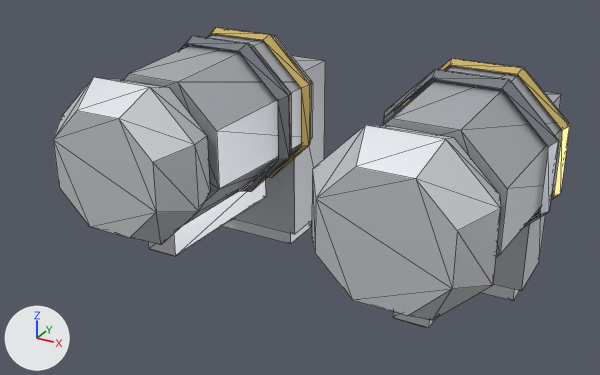
One commit to the glTF model client/public/models/armour/boots_plated.glb: the scene before it, then after it.
Before and after are seen from a 50 mm camera at (0.625, -1.485, 0.516) aimed at (-0.027, -0.3, -0.076). Lighting does not change. The marker at lower left points along +X, +Y and +Z. The picture after the commit comes second. Mesh edges are drawn as thin lines. Vertices at exactly the same position are counted once.

Names of what the first picture shows: 'FootL', 'FootR', 'LowerLegL', 'LowerLegR'.
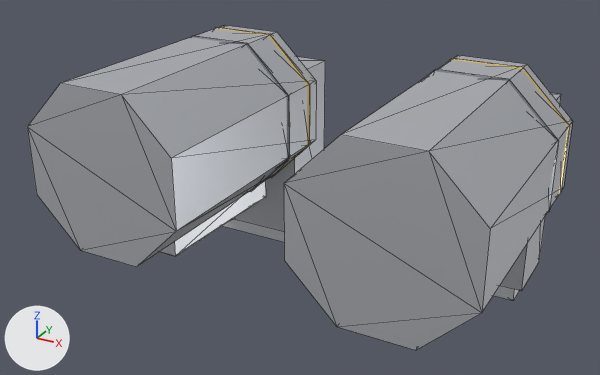
The change, as a diff of the scene's bpy script:
```diff
--- a/client/public/models/armour/boots_plated.glb.py
+++ b/client/public/models/armour/boots_plated.glb.py
@@ me_lowerlegl_002 @@
-me_lowerlegl_002.from_pydata(...)  # 104 vertices, 164 faces; spans x 0.094..0.39, y -0.56..-0.11, z -0.209..0.148
-me_lowerlegl_002.vertices[0].co = (0.381, -0.11, 0.057)  # pixel (568, 121)
-me_lowerlegl_002.vertices[1].co = (0.299, -0.11, 0.139)  # pixel (524, 68)
-me_lowerlegl_002.vertices[2].co = (0.185, -0.11, 0.139)  # pixel (459, 59)
-me_lowerlegl_002.vertices[3].co = (0.103, -0.11, 0.057)  # pixel (413, 97)
-me_lowerlegl_002.vertices[4].co = (0.103, -0.11, -0.057)
-me_lowerlegl_002.vertices[5].co = (0.185, -0.11, -0.139)
-me_lowerlegl_002.vertices[6].co = (0.299, -0.11, -0.139)
-me_lowerlegl_002.vertices[7].co = (0.381, -0.11, -0.057)
-me_lowerlegl_002.vertices[8].co = (0.367, -0.42, 0.052)  # pixel (507, 188)
-me_lowerlegl_002.vertices[9].co = (0.294, -0.42, 0.125)  # pixel (460, 130)
-me_lowerlegl_002.vertices[10].co = (0.19, -0.42, 0.125)  # pixel (391, 118)
-me_lowerlegl_002.vertices[11].co = (0.117, -0.42, 0.052)
-me_lowerlegl_002.vertices[12].co = (0.117, -0.42, -0.052)
-me_lowerlegl_002.vertices[13].co = (0.19, -0.42, -0.125)
-me_lowerlegl_002.vertices[14].co = (0.294, -0.42, -0.125)
-me_lowerlegl_002.vertices[15].co = (0.367, -0.42, -0.052)  # pixel (500, 254)
+me_lowerlegl_002.from_pydata(...)  # 104 vertices, 164 faces; spans x 0.094..0.39, y -0.57..-0.11, z -0.209..0.148
+# me_lowerlegl_002 part 1
+me_lowerlegl_002.vertices[0].co = (0.388, -0.11, 0.06)  # pixel (572, 120)
+me_lowerlegl_002.vertices[1].co = (0.302, -0.11, 0.146)  # pixel (527, 64)
+me_lowerlegl_002.vertices[2].co = (0.182, -0.11, 0.146)  # pixel (457, 55)
+me_lowerlegl_002.vertices[3].co = (0.096, -0.11, 0.06)
+me_lowerlegl_002.vertices[4].co = (0.096, -0.11, -0.06)
+me_lowerlegl_002.vertices[5].co = (0.182, -0.11, -0.146)
+me_lowerlegl_002.vertices[6].co = (0.302, -0.11, -0.146)
+me_lowerlegl_002.vertices[7].co = (0.388, -0.11, -0.06)  # pixel (563, 187)
+me_lowerlegl_002.vertices[8].co = (0.388, -0.57, 0.06)  # pixel (490, 228)
+me_lowerlegl_002.vertices[9].co = (0.302, -0.57, 0.146)  # pixel (428, 151)
+me_lowerlegl_002.vertices[10].co = (0.182, -0.57, 0.146)  # pixel (340, 134)
+me_lowerlegl_002.vertices[11].co = (0.096, -0.57, 0.06)  # pixel (283, 183)
+me_lowerlegl_002.vertices[12].co = (0.096, -0.57, -0.06)  # pixel (284, 260)
+me_lowerlegl_002.vertices[13].co = (0.182, -0.57, -0.146)  # pixel (336, 326)
+me_lowerlegl_002.vertices[14].co = (0.302, -0.57, -0.146)  # pixel (415, 350)
+me_lowerlegl_002.vertices[15].co = (0.388, -0.57, -0.06)  # pixel (481, 312)
 me_lowerlegl_002.materials.append(mat_steel)
@@ me_lowerlegr_002 @@
-me_lowerlegr_002.from_pydata(...)  # 104 vertices, 164 faces; spans x -0.39..-0.094, y -0.56..-0.11, z -0.209..0.148
-me_lowerlegr_002.vertices[0].co = (-0.103, -0.11, 0.057)  # pixel (312, 82)
-me_lowerlegr_002.vertices[1].co = (-0.185, -0.11, 0.139)  # pixel (275, 35)
-me_lowerlegr_002.vertices[2].co = (-0.299, -0.11, 0.139)  # pixel (226, 29)
-me_lowerlegr_002.vertices[3].co = (-0.381, -0.11, 0.057)
-me_lowerlegr_002.vertices[4].co = (-0.381, -0.11, -0.057)
-me_lowerlegr_002.vertices[5].co = (-0.299, -0.11, -0.139)
-me_lowerlegr_002.vertices[6].co = (-0.185, -0.11, -0.139)
-me_lowerlegr_002.vertices[7].co = (-0.103, -0.11, -0.057)  # pixel (312, 137)
-me_lowerlegr_002.vertices[8].co = (-0.117, -0.42, 0.052)  # pixel (216, 131)
-me_lowerlegr_002.vertices[9].co = (-0.19, -0.42, 0.125)  # pixel (177, 82)
-me_lowerlegr_002.vertices[10].co = (-0.294, -0.42, 0.125)  # pixel (128, 73)
-me_lowerlegr_002.vertices[11].co = (-0.367, -0.42, 0.052)
-me_lowerlegr_002.vertices[12].co = (-0.367, -0.42, -0.052)
-me_lowerlegr_002.vertices[13].co = (-0.294, -0.42, -0.125)
-me_lowerlegr_002.vertices[14].co = (-0.19, -0.42, -0.125)
-me_lowerlegr_002.vertices[15].co = (-0.117, -0.42, -0.052)  # pixel (219, 189)
+me_lowerlegr_002.from_pydata(...)  # 104 vertices, 164 faces; spans x -0.39..-0.094, y -0.57..-0.11, z -0.209..0.148
+# me_lowerlegr_002 part 2
+me_lowerlegr_002.vertices[0].co = (-0.096, -0.11, 0.06)  # pixel (316, 80)
+me_lowerlegr_002.vertices[1].co = (-0.182, -0.11, 0.146)  # pixel (277, 32)
+me_lowerlegr_002.vertices[2].co = (-0.302, -0.11, 0.146)  # pixel (224, 25)
+me_lowerlegr_002.vertices[3].co = (-0.388, -0.11, 0.06)
+me_lowerlegr_002.vertices[4].co = (-0.388, -0.11, -0.06)
+me_lowerlegr_002.vertices[5].co = (-0.302, -0.11, -0.146)
+me_lowerlegr_002.vertices[6].co = (-0.182, -0.11, -0.146)
+me_lowerlegr_002.vertices[7].co = (-0.096, -0.11, -0.06)  # pixel (315, 139)
+me_lowerlegr_002.vertices[8].co = (-0.096, -0.57, 0.06)  # pixel (171, 158)
+me_lowerlegr_002.vertices[9].co = (-0.182, -0.57, 0.146)  # pixel (121, 94)
+me_lowerlegr_002.vertices[10].co = (-0.302, -0.57, 0.146)  # pixel (60, 83)
+me_lowerlegr_002.vertices[11].co = (-0.388, -0.57, 0.06)  # pixel (27, 126)
+me_lowerlegr_002.vertices[12].co = (-0.388, -0.57, -0.06)  # pixel (36, 194)
+me_lowerlegr_002.vertices[13].co = (-0.302, -0.57, -0.146)  # pixel (80, 250)
+me_lowerlegr_002.vertices[14].co = (-0.182, -0.57, -0.146)  # pixel (136, 266)
+me_lowerlegr_002.vertices[15].co = (-0.096, -0.57, -0.06)  # pixel (176, 231)
 me_lowerlegr_002.materials.append(mat_steel)
```

Where the change shows, as pixel boxes [x1, y1, x2, y2] in the pictures (600 x 375 px; the box of a moved part takes in the faces that stretch with it):
'LowerLegL', reshaped (12% wider, 9% taller): before [312, 58, 570, 328]; after [284, 55, 573, 350]
'LowerLegR', reshaped (11% wider): before [53, 27, 313, 256]; after [27, 25, 316, 267]
part 1 of me_lowerlegl_002, moved or reshaped: before [381, 66, 568, 257]; after [284, 55, 573, 350]
part 2 of me_lowerlegr_002, moved or reshaped: before [124, 34, 313, 213]; after [27, 25, 316, 267]
